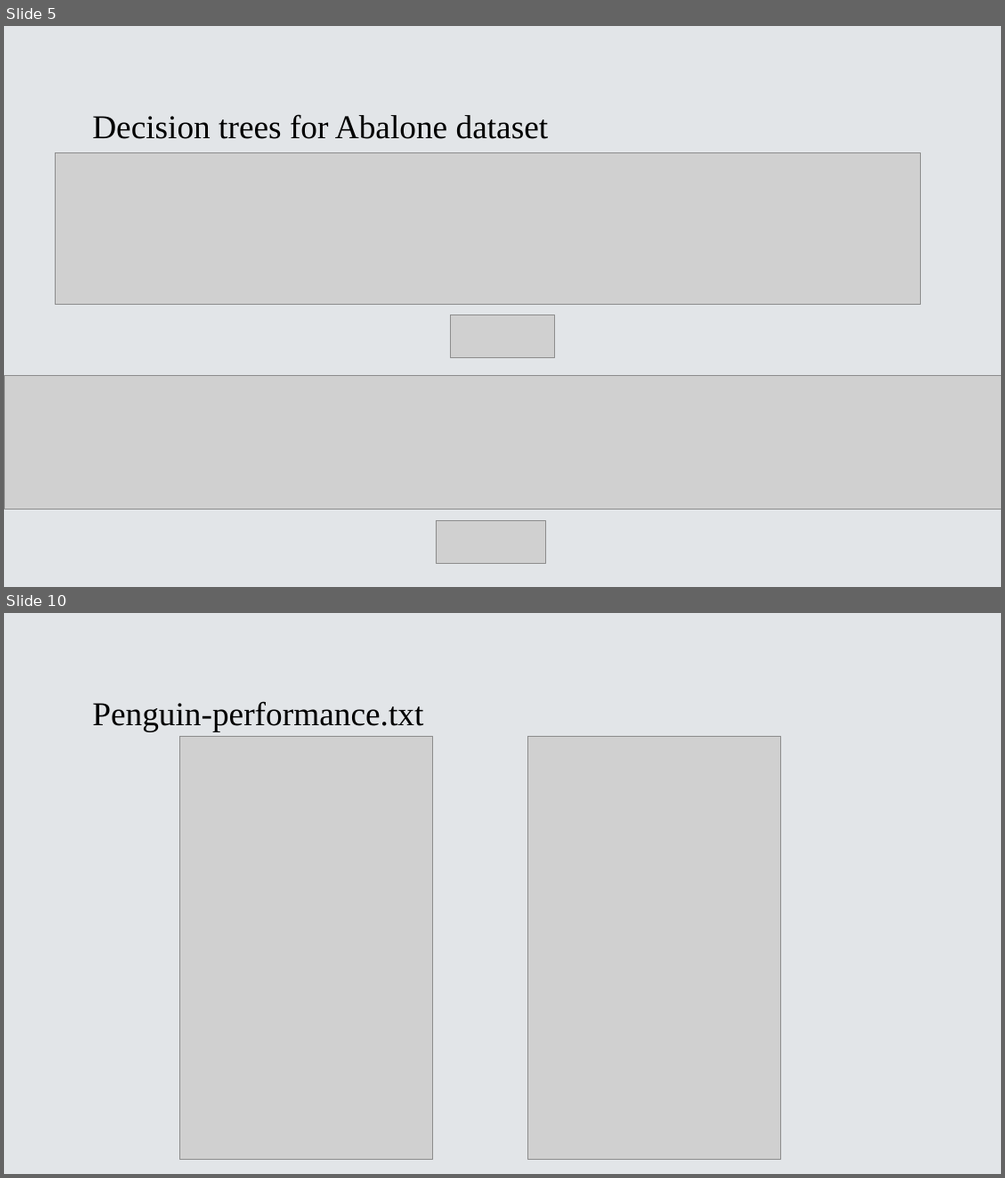
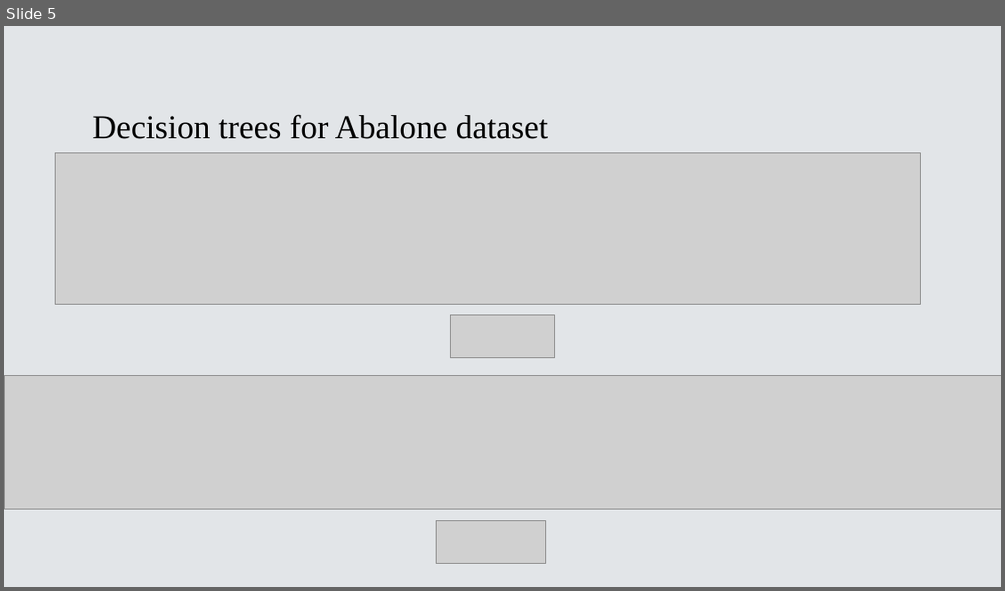
Before and after one commit to Ghaith-Chrit/COMP-472-A1, a slide deck: Assignment 1 – COMP-472 - presentation.pptx. Shown one above the other, each under a label of ours: slides 5 and 10 before the commit, slide 5 after it; the slides between them are not shown. The pictures are 1005x1178 and 1005x591 pixels, drawn with LibreOffice and Linux fonts; fonts in the diff are those of the drawing; grey boxes stand for pictures. Boxes give left, top, right and bottom in pixels: in the first picture for what was removed or moved away, otherwise in the second. Text is boxed around its words. In the diff, an @@ line names an element or a change of style, - is before the commit and + after.

```diff
--- a/Assignment 1 – COMP-472 - presentation.pptx
+++ b/Assignment 1 – COMP-472 - presentation.pptx
@@ slide 10 removed at (4,613,1001,1174), background #E2E5E8 @@
@@ title removed at (92,701,423,732) @@
-Penguin-performance.txt
@@ picture removed at (179,737,433,1159) @@
@@ picture removed at (527,737,781,1159) @@
```
Also in this commit, not shown: 5 other slides removed.
